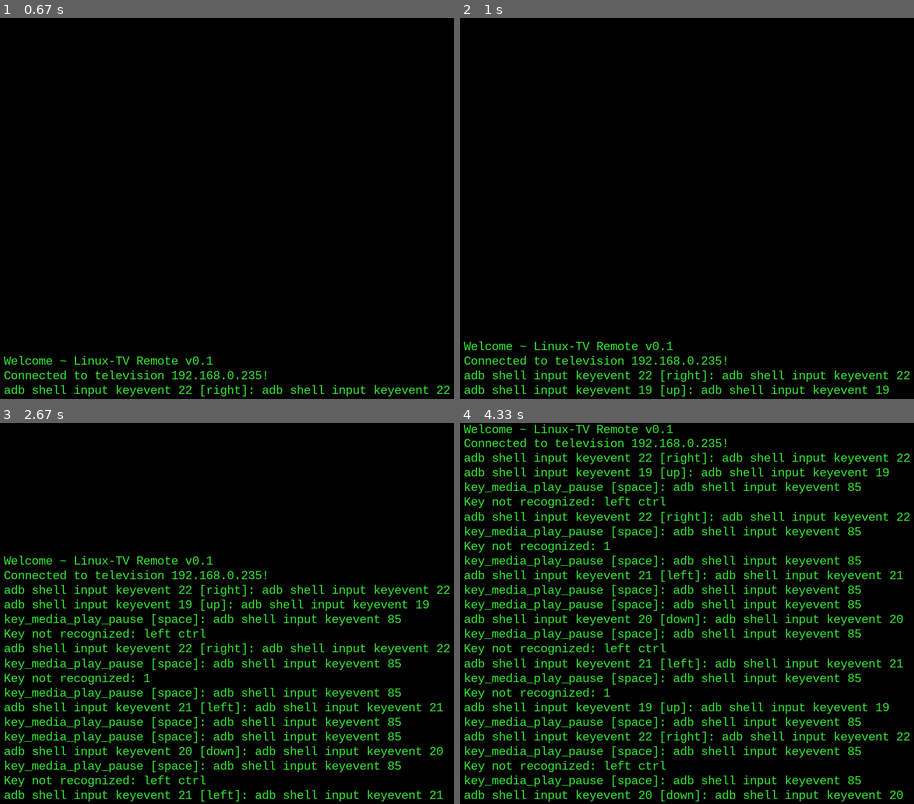
Above: before the commit, frames 1-4 (two rows, left to right).
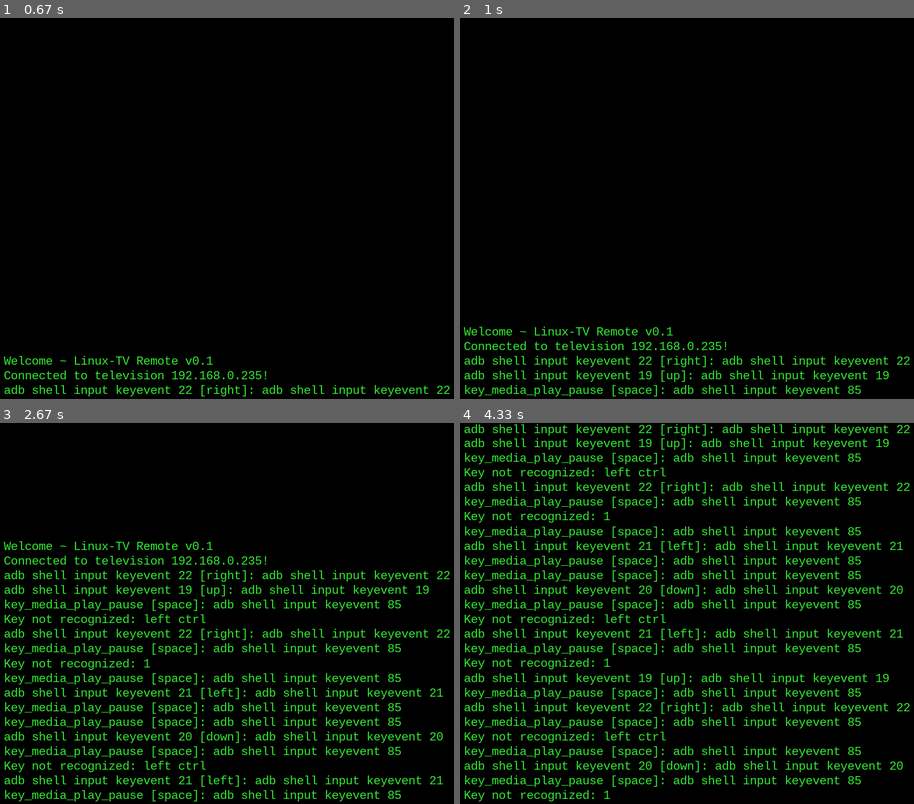
Above: after the commit, the same moments.

Repository: CamBFunny/quail
Game: pygame game, started from scripts/python/remote.py
The game is run twice, just before and just after one commit, with the same random seed, the same clock (stepped at 60 frames per second) and the same inputs.
Inputs:
- Up to frame 1 (0.67 s): hold Right from 0.33 s (still down)
- Up to frame 2 (1 s): release Right at 0.8 s; hold Up from 0.83 s (still down); tap Space at 0.9 s; tap Ctrl at 0.98 s
- Up to frame 3 (2.67 s): release Up at 1.13 s; hold Right 1.17-1.63 s; tap Space at 1.23, 1.53, 1.73, 2.03, 2.3, 2.63 s; tap 1 at 1.32 s; hold Left 1.67-2.2 s; hold Down 2.23-2.53 s; tap Ctrl at 2.38 s; hold Left from 2.57 s (still down)
- Up to frame 4 (4.33 s): tap 1 at 2.72, 4.22 s; release Left at 2.97 s; hold Up 3-3.37 s; tap Space at 3.07, 3.47, 3.77, 4.13 s; hold Right 3.4-4.03 s; tap Ctrl at 3.55 s; hold Down from 4.07 s (still down)

Frame 1 is identical in both runs. In frame 2, 3.3% of the frame differs, in the area x 0-100%, y 81-100%; in frame 3, 13%; in frame 4, 16%, in the area x 0-100%, y 0-100%.

Commit message:
tv remote works

Diff:
--- a/scripts/python/remote.py
+++ b/scripts/python/remote.py
@@ -65,7 +65,6 @@
 action[K_c] = 'key_captions'
 
 running = True
-trigger = False
 clock = pygame.time.Clock()
 framerate = 20
 console_feedback = ['',]
@@ -98,7 +97,6 @@
         if event.type == pygame.KEYDOWN:
             try:
                 remote_control(event.key)
-                trigger = True
             except:
                 console_feedback.append(f"Key not recognized: {pygame.key.name(event.key)}")
 
@@ -118,8 +116,4 @@
     pygame.display.update()
     clock.tick(framerate)  # Sets frames/sec
 
-    if trigger:
-        time.sleep(0.2)
-        trigger = False
-
 pygame.quit()
